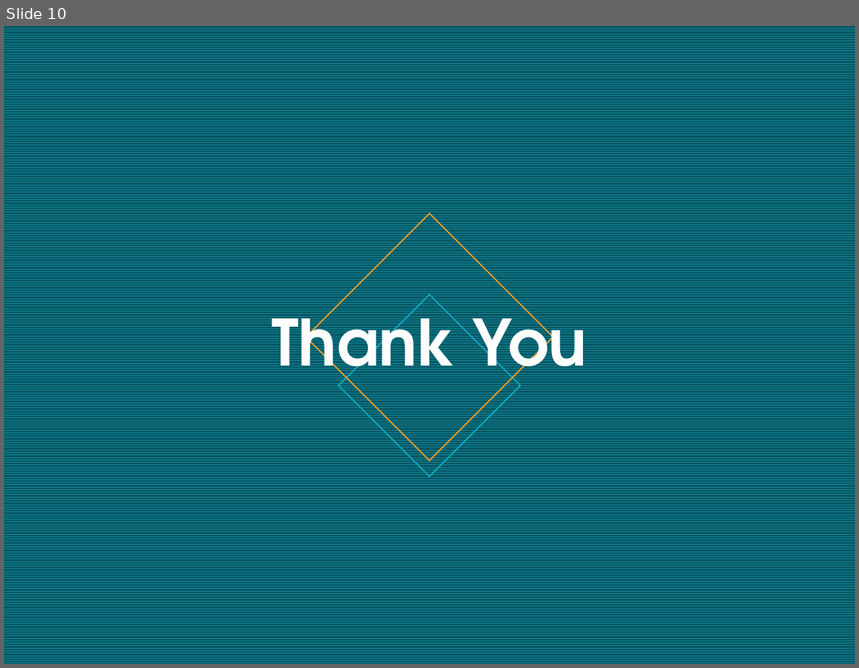
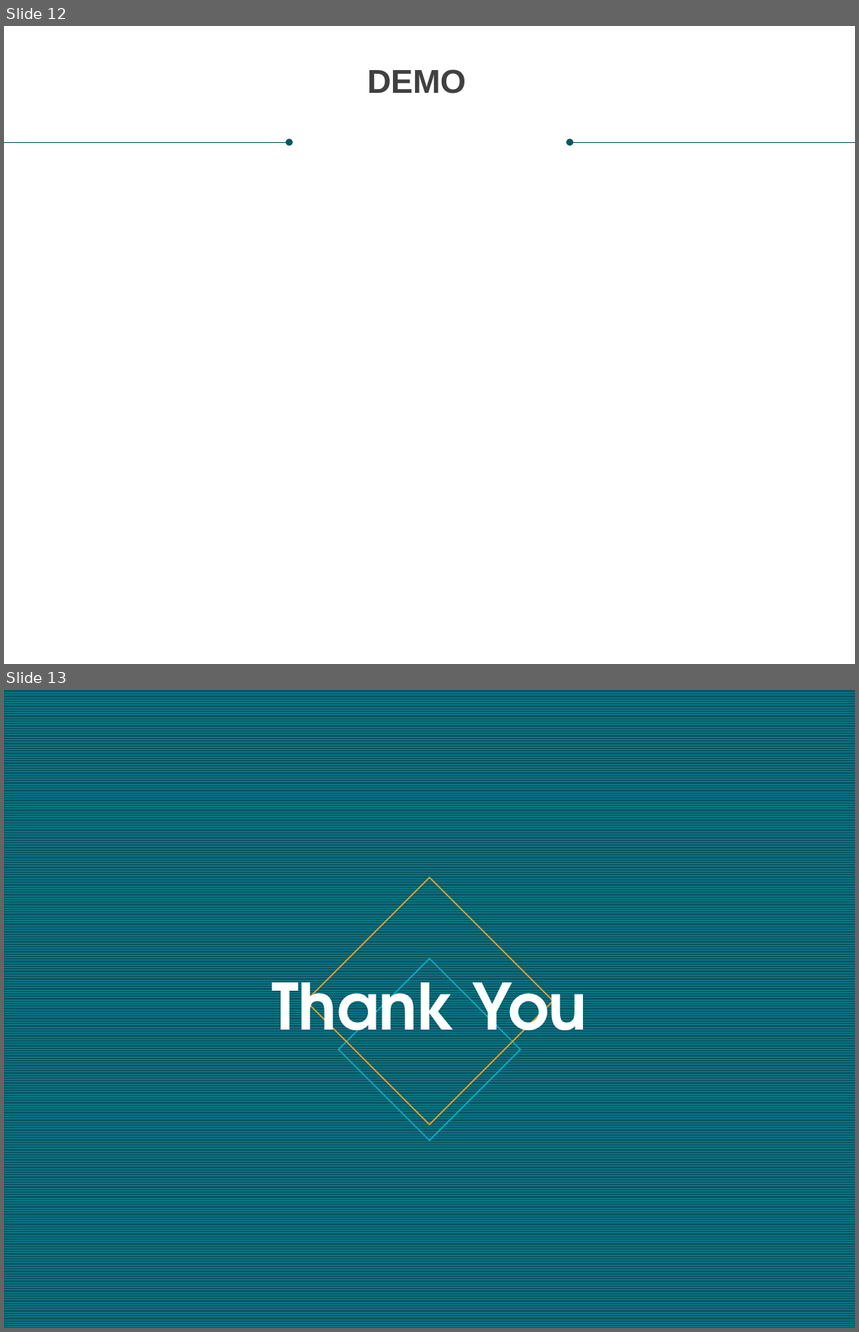
Before and after one commit to nguyenthequyen/AgriculturalProducts, a slide deck: Document/NTQUYEN-DATN.pptx. Shown one above the other, each under a label of ours: slide 10 before the commit, slides 12 and 13 after it. The pictures are 859x668 and 859x1332 pixels, drawn with LibreOffice and Linux fonts; fonts in the diff are those of the drawing. Boxes give left, top, right and bottom in pixels: in the first picture for what was removed or moved away, otherwise in the second. Text is boxed around its words. In the diff, an @@ line names an element or a change of style, - is before the commit and + after.

```diff
--- a/Document/NTQUYEN-DATN.pptx
+++ b/Document/NTQUYEN-DATN.pptx
@@ slide 12 added at (4,26,855,664), background #FFFFFF @@
@@ text added at (367,69,466,94), 28 pt, text #404040, bold @@
+DEMO
@@ arrow added from (4, 142) to (289, 142), #085764 0.5 pt @@
@@ arrow added from (855, 142) to (570, 142), #085764 0.5 pt @@
@@ what was slide 10 is now slide 13 @@
```
Also in this commit, not shown: 2 slides changed, 2 other slides added, 52 other files.
